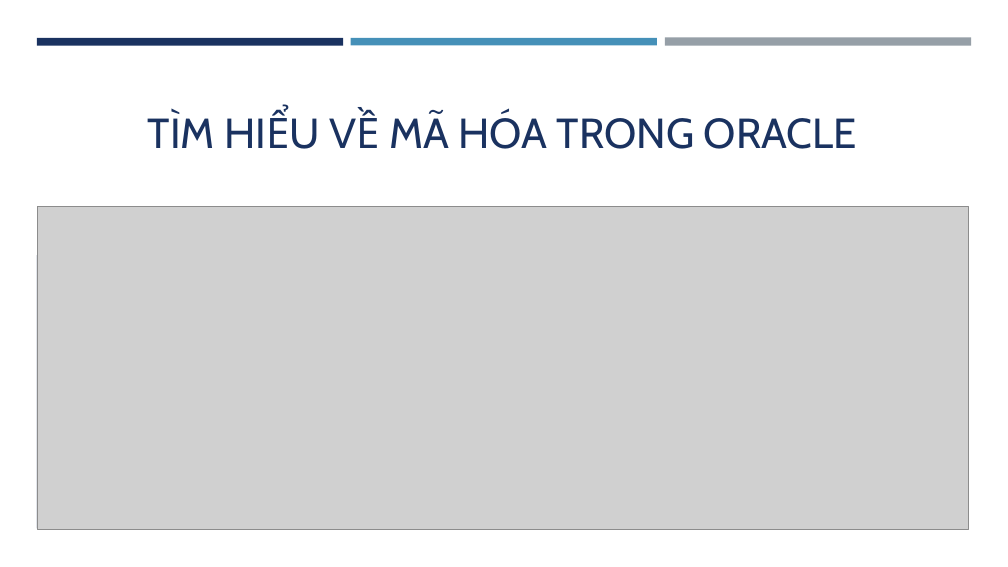
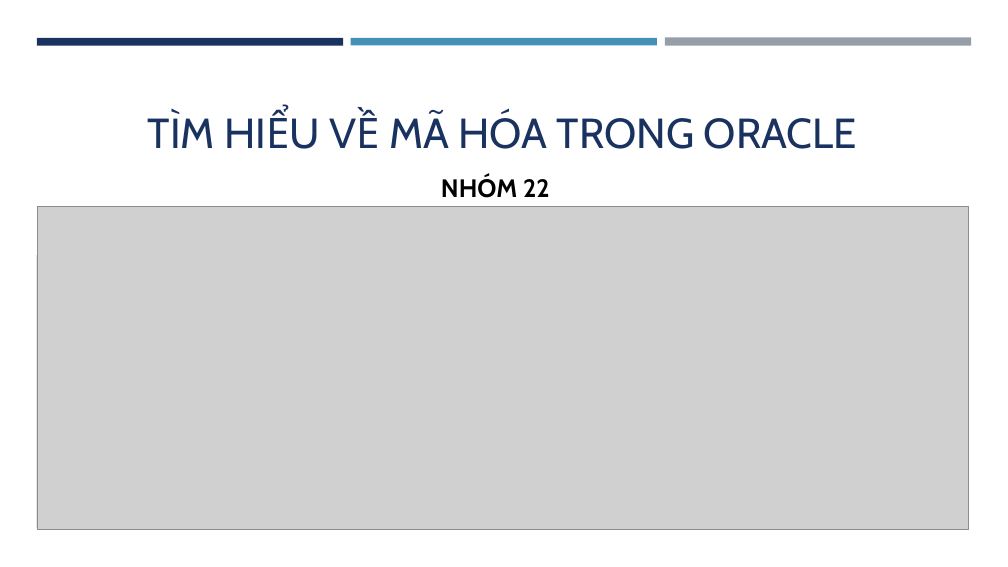
Before and after one commit to minhduy-ringo/ATBMHTTT, a slide deck: slide 1 of Report/TÌM HIỂU VỀ MÃ HÓA Trong oracle.pptx. Drawn at 1008x567 pixels with LibreOffice and Linux fonts; fonts in the diff are those of the drawing; grey boxes stand for pictures. Boxes give left, top, right and bottom in pixels: in the first picture for what was removed or moved away, otherwise in the second. Text is boxed around its words. In the diff, an @@ line names an element or a change of style, - is before the commit and + after.

```diff
--- a/Report/TÌM HIỂU VỀ MÃ HÓA Trong oracle.pptx
+++ b/Report/TÌM HIỂU VỀ MÃ HÓA Trong oracle.pptx
@@ text added at bbox=[441, 176, 550, 198], 24 pt, text #000000, bold @@
+NHÓM 22
```
Also in this commit, not shown: 7 other slides changed, 1 slide added, 5 other files.
